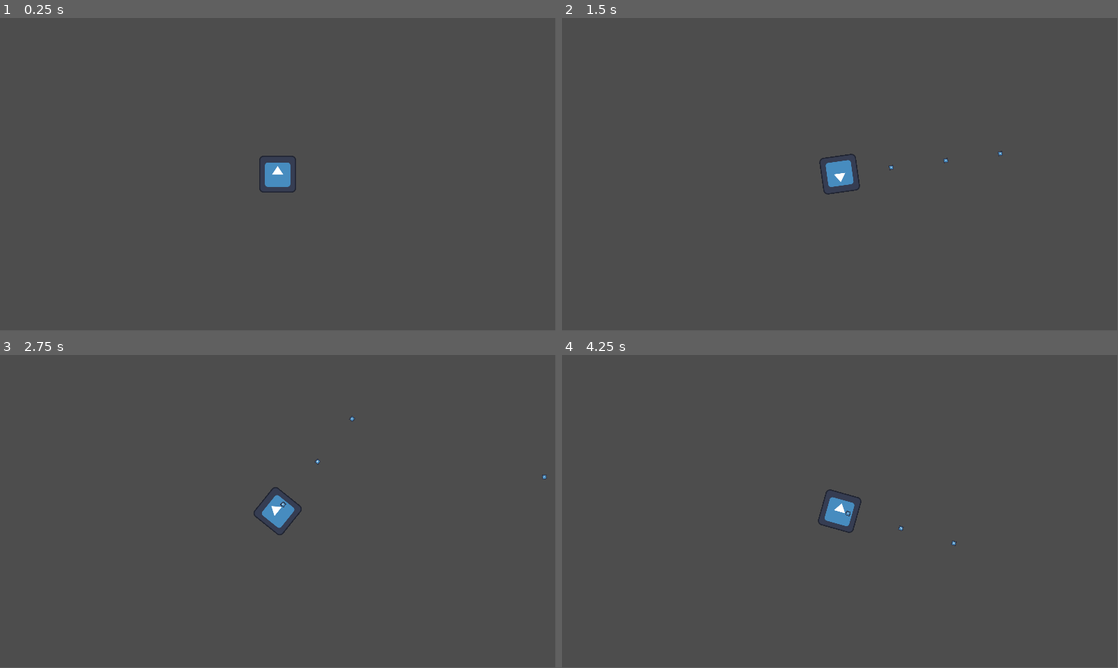
Above: before the commit, frames 1-4 (two rows, left to right).
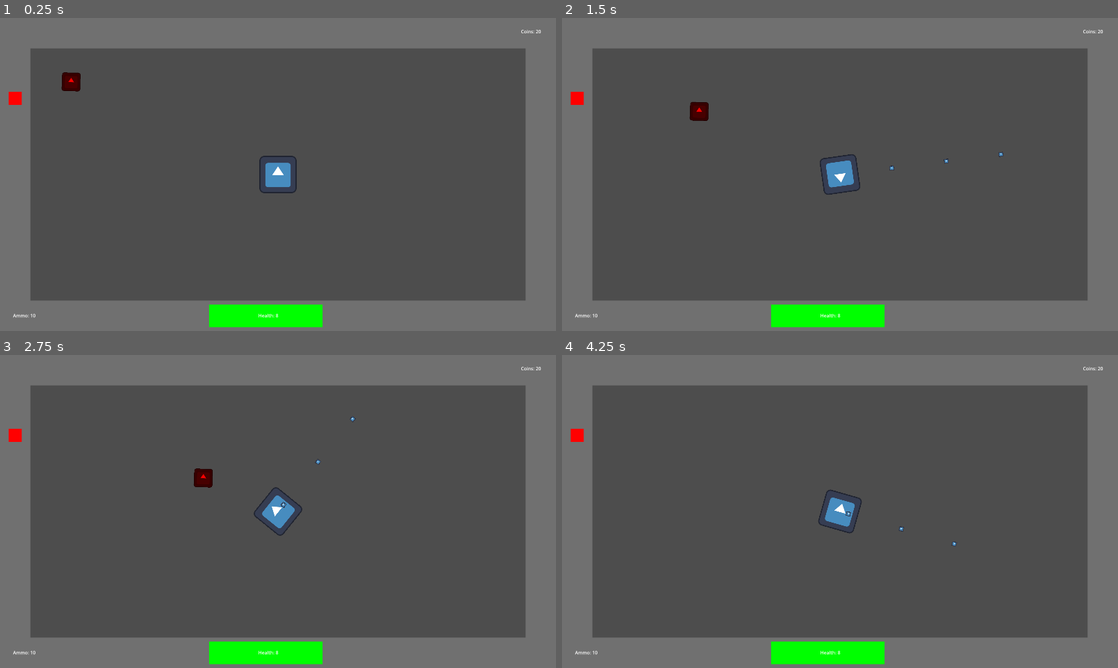
Above: after the commit, the same moments.

Repository: papaya19/One-Trick-Pony
Game: Godot game, scene res://Scenes/level.tscn
The game is run twice, just before and just after one commit, with the same random seed, the same clock (stepped at 60 frames per second) and the same inputs. The engine's default icon, where the game draws it, is replaced by a stand-in: a white triangle on a blue panel in a dark square.
Inputs (mouse positions are in pixels of both pictures, inside the frame that each line leads up to):
- Up to frame 1 (0.25 s): no input
- Up to frame 2 (1.5 s): move the mouse to (962, 158) at 0.52 s; press the mouse at (962, 158) at 0.53 s; move the mouse to (728, 190) at 1.27 s; release the mouse at (728, 190) at 1.28 s; click (728, 190) at 1.35 s
- Up to frame 3 (2.75 s): move the mouse to (333, 442) at 2.02 s; press the mouse at (333, 442) at 2.03 s
- Up to frame 4 (4.25 s): move the mouse to (812, 574) at 2.77 s; release the mouse at (812, 574) at 2.78 s; click (812, 574) at 2.85 s; move the mouse to (1006, 558) at 3.52 s; press the mouse at (1006, 558) at 3.53 s; right-click (1006, 558) at 4.15 s
In our replay, the window is 799x449 before the commit and 800x450 after it. These sizes can differ from the game's own. Grey fills any space a smaller window leaves; there, only what the larger window draws over its background counts as a difference.

The runs differ from the first frame. In frame 1, 28% of the frame differs, in the area x 0-100%, y 0-100%; in frame 2, 28%; in frame 3, 28%; in frame 4, 28%.

Commit message:
working enemy

Diff:
--- a/Godot Project Files/Ignore/global.tscn
+++ b/Godot Project Files/Ignore/global.tscn
@@ -1,10 +1,13 @@
 [gd_scene format=3 uid="uid://ppsdqblm062y"]
 
+[ext_resource type="Script" uid="uid://1a46fps04g5s" path="res://Scripts/global.gd" id="1_uoijj"]
 [ext_resource type="PackedScene" uid="uid://xemiier5q1s5" path="res://Ignore/hud.tscn" id="1_yl8w0"]
 [ext_resource type="PackedScene" uid="uid://dbtck1hfeoxfx" path="res://Ignore/menu.tscn" id="2_pklo1"]
 [ext_resource type="PackedScene" uid="uid://dk4cxufl7vrqi" path="res://Ignore/upgrades.tscn" id="3_6sv3n"]
 
 [node name="Global" type="Node" unique_id=1886466201]
+process_mode = 3
+script = ExtResource("1_uoijj")
 
 [node name="GUI" type="CanvasLayer" parent="." unique_id=1360440419]
 
--- a/Godot Project Files/Ignore/hud.tscn
+++ b/Godot Project Files/Ignore/hud.tscn
@@ -1,6 +1,6 @@
 [gd_scene format=3 uid="uid://xemiier5q1s5"]
 
-[ext_resource type="Texture2D" uid="uid://c80ibt476amo7" path="res://Assets/Health Placeholder.png" id="1_e0onf"]
+[ext_resource type="Texture2D" uid="uid://t6tei14qfrb3" path="res://Assets/Overlay Placeholder.png" id="1_45lgv"]
 
 [node name="HUD" type="Control" unique_id=1087313395]
 layout_mode = 3
@@ -10,7 +10,40 @@
 grow_horizontal = 2
 grow_vertical = 2
 
-[node name="HealthPlaceholder" type="Sprite2D" parent="." unique_id=1152466679]
-position = Vector2(127.19916, 44.25)
-scale = Vector2(0.5169492, 0.5169492)
-texture = ExtResource("1_e0onf")
+[node name="TextureRect" type="TextureRect" parent="." unique_id=2115182615 groups=["bullet"]]
+layout_mode = 0
+offset_right = 1920.0
+offset_bottom = 1080.0
+texture = ExtResource("1_45lgv")
+
+[node name="Label" type="Label" parent="." unique_id=166411888]
+layout_mode = 0
+offset_left = 45.0
+offset_top = 1015.0
+offset_right = 123.0
+offset_bottom = 1038.0
+text = "Ammo: 10"
+
+[node name="Label2" type="Label" parent="." unique_id=1329355091]
+layout_mode = 0
+offset_left = 1799.0
+offset_top = 35.0
+offset_right = 1860.0
+offset_bottom = 58.0
+text = "Coins: 20"
+
+[node name="ColorRect" type="ColorRect" parent="." unique_id=832035865]
+layout_mode = 0
+offset_left = 722.0
+offset_top = 989.0
+offset_right = 1114.0
+offset_bottom = 1067.0
+color = Color(0, 1, 0, 1)
+
+[node name="Label3" type="Label" parent="." unique_id=640499318]
+layout_mode = 0
+offset_left = 892.0
+offset_top = 1015.0
+offset_right = 962.0
+offset_bottom = 1038.0
+text = "Health: 8"
--- a/Godot Project Files/Scenes/bullet.tscn
+++ b/Godot Project Files/Scenes/bullet.tscn
@@ -5,7 +5,7 @@
 
 [sub_resource type="CircleShape2D" id="CircleShape2D_oduel"]
 
-[node name="Bullet" type="Area2D" unique_id=225554096]
+[node name="Bullet" type="Area2D" unique_id=225554096 groups=["bullet"]]
 script = ExtResource("1_oduel")
 
 [node name="CollisionShape2D" type="CollisionShape2D" parent="." unique_id=1995897303]
--- /dev/null
+++ b/Godot Project Files/Scenes/enemy.tscn
@@ -0,0 +1,25 @@
+[gd_scene format=3 uid="uid://b87nx6gflt34t"]
+
+[ext_resource type="Script" uid="uid://duvujgwigy7cm" path="res://Scripts/enemy.gd" id="1_1f0kj"]
+[ext_resource type="Texture2D" uid="uid://ddsykhmac75t6" path="res://icon.svg" id="1_hghv2"]
+
+[sub_resource type="CircleShape2D" id="CircleShape2D_1f0kj"]
+radius = 30.265491
+
+[node name="Enemy" type="CharacterBody2D" unique_id=870044504 groups=["enemies"]]
+script = ExtResource("1_1f0kj")
+
+[node name="CollisionShape2D" type="CollisionShape2D" parent="." unique_id=1803770982]
+shape = SubResource("CircleShape2D_1f0kj")
+
+[node name="Sprite2D" type="Sprite2D" parent="." unique_id=1211754099]
+self_modulate = Color(1, 0, 0, 1)
+scale = Vector2(0.5, 0.5)
+texture = ExtResource("1_hghv2")
+
+[node name="Area2D" type="Area2D" parent="." unique_id=1471195255 groups=["enemies"]]
+
+[node name="CollisionShape2D" type="CollisionShape2D" parent="Area2D" unique_id=280698251]
+shape = SubResource("CircleShape2D_1f0kj")
+
+[connection signal="area_entered" from="Area2D" to="." method="_on_area_2d_area_entered"]
--- a/Godot Project Files/Scenes/level.tscn
+++ b/Godot Project Files/Scenes/level.tscn
@@ -2,6 +2,7 @@
 
 [ext_resource type="PackedScene" uid="uid://dwfpcfxio54y4" path="res://Scenes/gun.tscn" id="1_k5f4k"]
 [ext_resource type="PackedScene" uid="uid://dhi5lmgj3uvww" path="res://Scenes/player.tscn" id="1_tumq0"]
+[ext_resource type="PackedScene" uid="uid://b87nx6gflt34t" path="res://Scenes/enemy.tscn" id="3_6phgx"]
 
 [node name="Level" type="Node2D" unique_id=1152983213]
 
@@ -10,3 +11,7 @@
 
 [node name="Player" parent="." unique_id=1840420532 instance=ExtResource("1_tumq0")]
 position = Vector2(960, 540)
+
+[node name="Enemy" parent="." unique_id=433966500 instance=ExtResource("3_6phgx")]
+position = Vector2(200, 200)
+rotation = 0.030834474
--- a/Godot Project Files/Scenes/player.tscn
+++ b/Godot Project Files/Scenes/player.tscn
@@ -6,13 +6,16 @@
 [sub_resource type="CircleShape2D" id="CircleShape2D_vgqql"]
 radius = 63.126858
 
-[node name="Player" type="Node2D" unique_id=1840420532]
+[node name="Player" type="StaticBody2D" unique_id=756812763 groups=["player"]]
 script = ExtResource("1_cvnsp")
 
 [node name="Sprite2D" type="Sprite2D" parent="." unique_id=892038566]
 texture = ExtResource("2_6t5aa")
 
-[node name="Area2D" type="Area2D" parent="." unique_id=1668051088]
+[node name="Area2D" type="Area2D" parent="." unique_id=1668051088 groups=["player"]]
 
 [node name="CollisionShape2D" type="CollisionShape2D" parent="Area2D" unique_id=69286885]
 shape = SubResource("CircleShape2D_vgqql")
+
+[node name="CollisionShape2D" type="CollisionShape2D" parent="." unique_id=2104789496]
+shape = SubResource("CircleShape2D_vgqql")
--- /dev/null
+++ b/Godot Project Files/Scripts/enemy.gd
@@ -0,0 +1,18 @@
+extends CharacterBody2D
+
+var speed = 200
+
+
+func _process(delta: float) -> void:
+	var direction = global_position.direction_to(Vector2(960,540))
+	position += direction * speed * delta
+	#move_and_slide()
+
+
+func _on_area_2d_area_entered(body) -> void:
+	var direction = global_position.direction_to(Vector2(960,540))
+	if body.is_in_group("bullet"):
+		queue_free()
+	if body.is_in_group("player"):
+		Global.player_take_damage.emit(1)
+		queue_free()
--- /dev/null
+++ b/Godot Project Files/Scripts/global.gd
@@ -0,0 +1,13 @@
+extends Node
+
+signal player_take_damage(damage_amount)
+@export var player_health = 8
+
+# Called when the node enters the scene tree for the first time.
+func _ready() -> void:
+	pass # Replace with function body.
+
+
+# Called every frame. 'delta' is the elapsed time since the previous frame.
+func _process(delta: float) -> void:
+	pass
--- a/Godot Project Files/Scripts/player.gd
+++ b/Godot Project Files/Scripts/player.gd
@@ -1,5 +1,9 @@
-extends Node2D
+extends StaticBody2D
 
 
 func _process(delta: float) -> void:
 	look_at(get_global_mouse_position())
+	Global.player_take_damage.connect(take_damage)
+
+func take_damage():
+	Global.player_health =- 1
--- a/Godot Project Files/project.godot
+++ b/Godot Project Files/project.godot
@@ -15,10 +15,21 @@
 config/features=PackedStringArray("4.6", "Forward Plus")
 config/icon="res://icon.svg"
 
+[autoload]
+
+Global="*uid://ppsdqblm062y"
+
 [display]
 
 window/size/viewport_width=1920
 window/size/viewport_height=1080
+window/stretch/mode="viewport"
+
+[global_group]
+
+enemies=""
+bullet=""
+player=""
 
 [input]
 
Binary file removed: Godot Project Files/Assets/Health Placeholder.png
Binary file added: Godot Project Files/Assets/Overlay Placeholder.png
Not shown, changed: Godot Project Files/Assets/Overlay Placeholder.png.import
Not shown, added: Godot Project Files/Scripts/enemy.gd.uid
Not shown, added: Godot Project Files/Scripts/global.gd.uid
Not shown, added: .DS_Store
Not shown, added: Godot Project Files/.DS_Store
Not shown, added: Godot Project Files/Assets/.DS_Store
